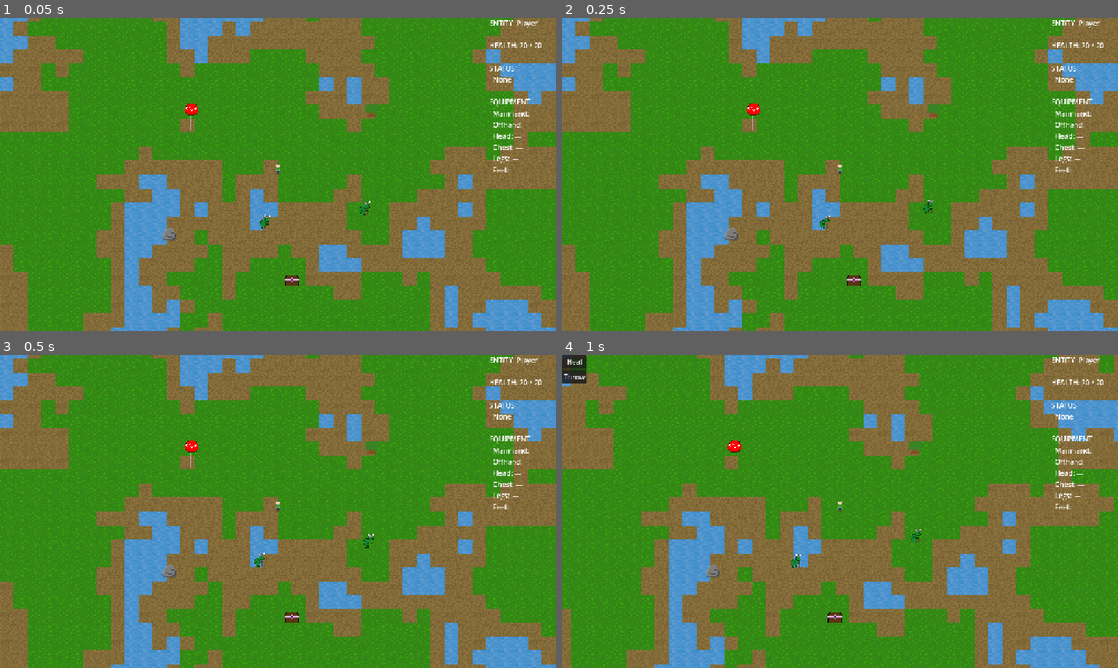
Above: before the commit, frames 1-4 (two rows, left to right).
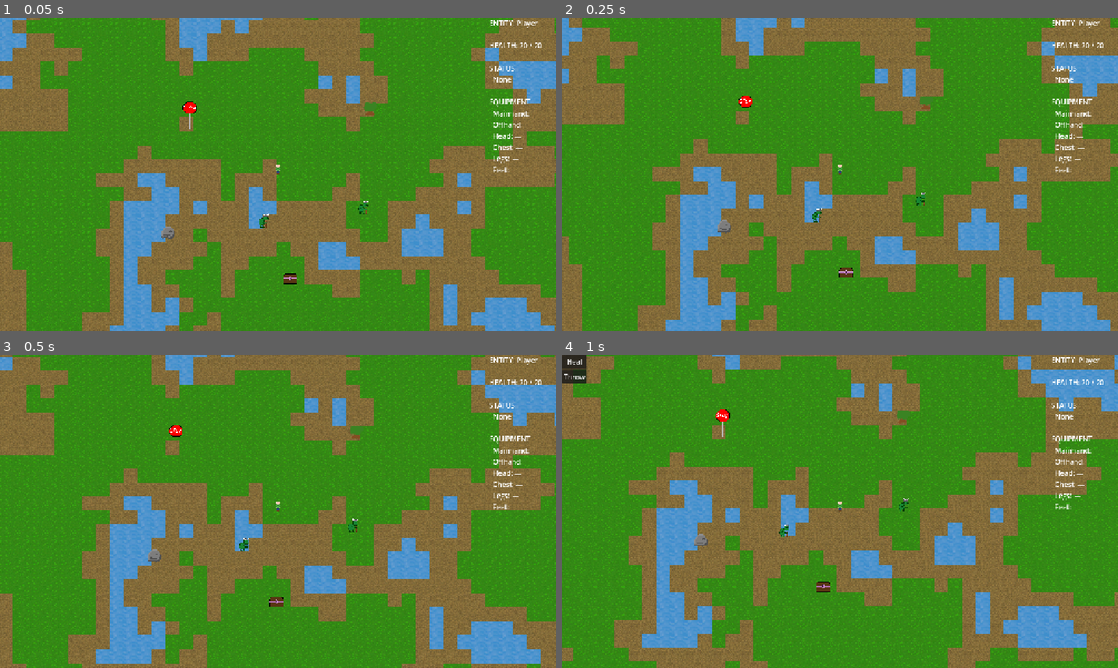
Above: after the commit, the same moments.

Repository: Drewpicus/2dPractice
Game: Godot game, scene res://Scenes/main.tscn
Two runs of this game, one before a commit and one after it. Both use one fixed random seed, a clock stepped at 60 frames per second and the inputs below. This scene is started directly instead of the project's main scene.
Inputs (mouse positions are in pixels of both pictures, inside the frame that each line leads up to):
- Up to frame 1 (0.05 s): no input
- Up to frame 2 (0.25 s): no input
- Up to frame 3 (0.5 s): no input
- Up to frame 4 (1 s): move the mouse to (962, 495) at 0.52 s; hold D (move_right) from 0.53 s (still down); hold E (abilities) from 0.53 s (still down)

The runs differ from the first frame. In frame 1, 13% of the frame differs, in the area x 0-100%, y 0-100%; in frame 2, 28%; in frame 3, 38%; in frame 4, 49%.

Commit message:
more pathfinding

Diff:
--- a/Scripts/game_world.gd
+++ b/Scripts/game_world.gd
@@ -929,3 +929,33 @@
 	inventory_requested.emit(viewer, _owner)
 
 #endregion
+
+func move_entity_to(
+	entity: Entity,
+	destination: Vector2
+) -> bool:
+	if not entity:
+		return false
+
+	if (
+		MultiplayerManager.session_active
+		and not MultiplayerManager.is_world_authority()
+	):
+		return false
+
+	var movement := entity.get_component(
+		&"base:movement"
+	) as MovementComponent
+
+	if not movement:
+		return false
+
+	var path := pathfinding_system.find_path(
+		entity,
+		destination
+	)
+
+	if path.is_empty():
+		return false
+
+	return movement.follow_path(path)
--- a/main.gd
+++ b/main.gd
@@ -56,6 +56,13 @@
 			test_burning(entity)
 			break
 
+	var player := game_world.get_entity_controlled_by_peer(1)
+
+	if player:
+		game_world.move_entity_to(
+			player,
+			Vector2(300, 400)
+		)
 
 func _spawn_players() -> void:
 	var peer_ids: Array[int] = [1]
